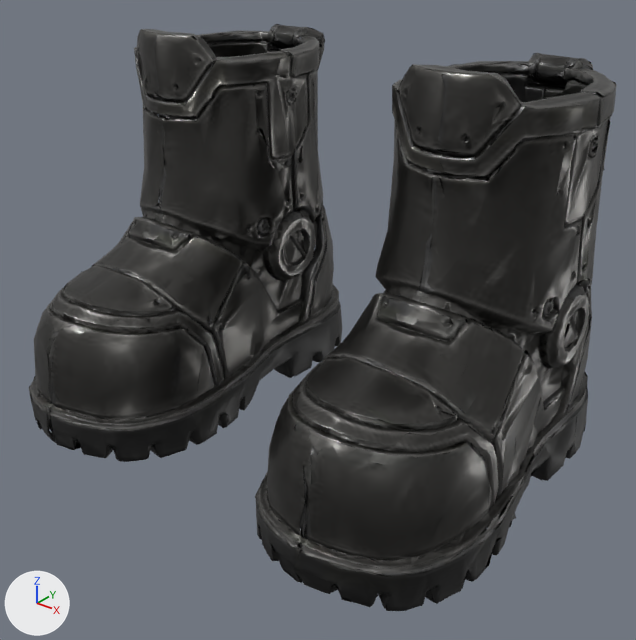
One commit to the glTF model assets/3d/knitbit_base/web/piece_boot_classic.glb: the scene before it, then after it.
One viewpoint serves both versions: a 50 mm camera at (0.655, -0.783, -0.284) aimed at (0.033, -0.006, -0.765). The lights are fixed; the arrows at lower left show +X, +Y and +Z. The first picture is the older version. Vertices at exactly the same position are counted once.

The first picture shows 'trait_boot_classic_left', 'trait_boot_classic_right'.
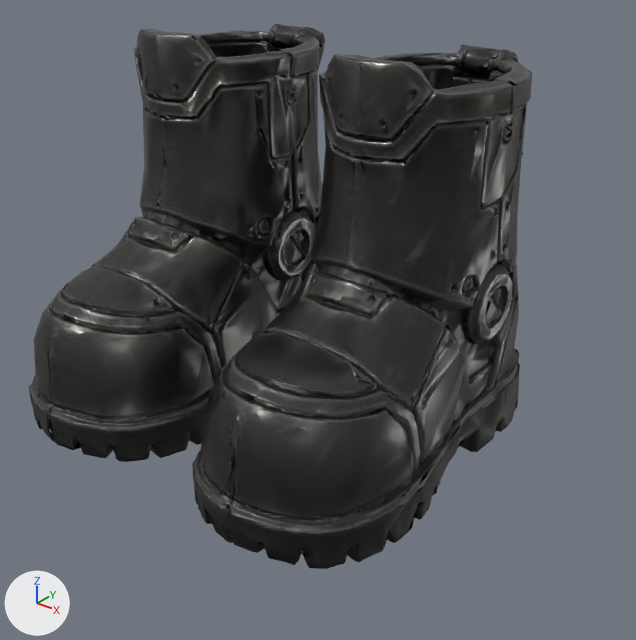
The newer file is also turned or shifted as a whole; pictures and numbers use the older file's frame.

Where the change shows, as pixel boxes (x1, y1, x2, y2) in the pictures (636 x 640 px):
'trait_boot_classic_left', moved: before (255, 52, 616, 611); after (192, 44, 532, 569)

The change, as a diff of the scene's bpy script:
```diff
--- a/assets/3d/knitbit_base/web/piece_boot_classic.glb.py
+++ b/assets/3d/knitbit_base/web/piece_boot_classic.glb.py
@@ me_mesh_0_019 @@
 # used by ob_trait_boot_classic_left; location = (0.0, 0.0, 0.0)
-me_mesh_0_019.from_pydata(...)  # 9191 vertices, 9000 faces; spans x 0.072..0.338, y -0.257..0.283, z -0.941..-0.439
+me_mesh_0_019.from_pydata(...)  # 9191 vertices, 9000 faces; spans x -0.027..0.239, y -0.257..0.283, z -0.941..-0.439
+# me_mesh_0_019 part 1: the whole mesh is moved by (-0.099, 0.0, 0.0)
 me_mesh_0_019.materials.append(mat_material_0_020)
```
